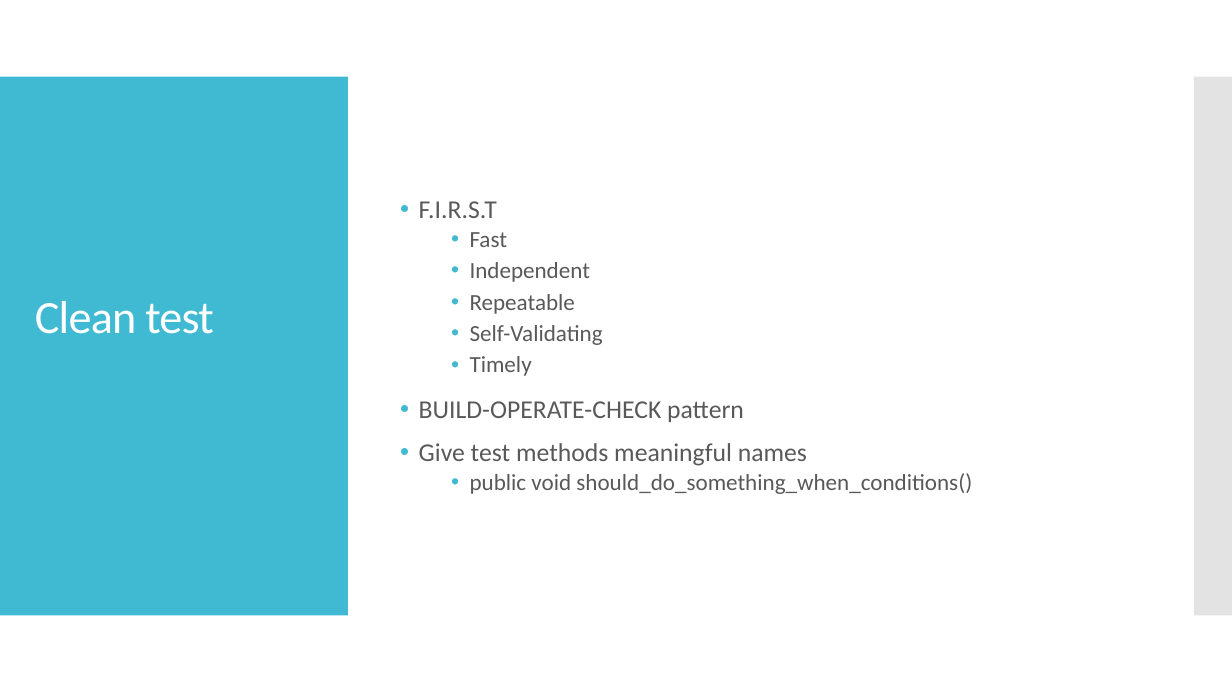
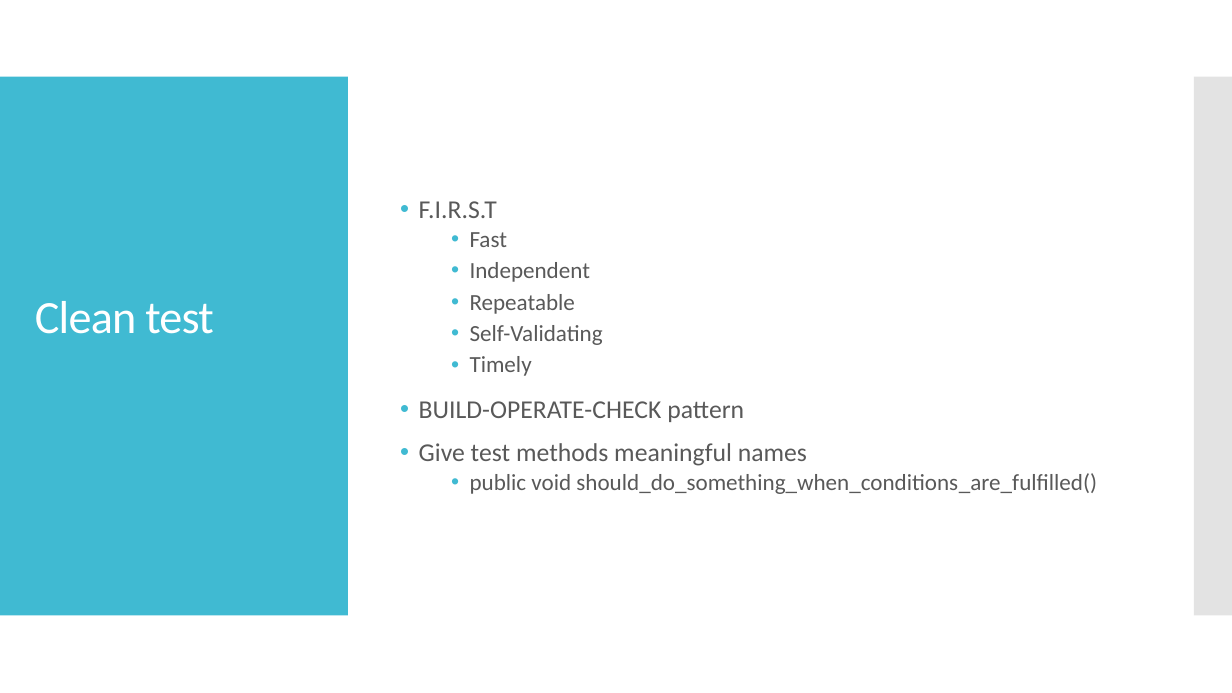
Before and after one commit to ivlahek/presentation.testing, a slide deck: slide 6 of Presentation.pptx (slide 5 before the commit). Drawn at 1232x693 pixels with LibreOffice and Linux fonts; fonts in the diff are those of the drawing. Boxes give left, top, right and bottom in pixels: in the first picture for what was removed or moved away, otherwise in the second. Text is boxed around its words. In the diff, an @@ line names an element or a change of style, - is before the commit and + after.

```diff
--- a/Presentation.pptx
+++ b/Presentation.pptx
@@ text at [470,473,1097,494]: text changed @@
-  • public void should_do_something_when_conditions()
+  • public void should_do_something_when_conditions_are_fulfilled()
```
Also in this commit, not shown: 9 other slides changed, 1 slide added.
